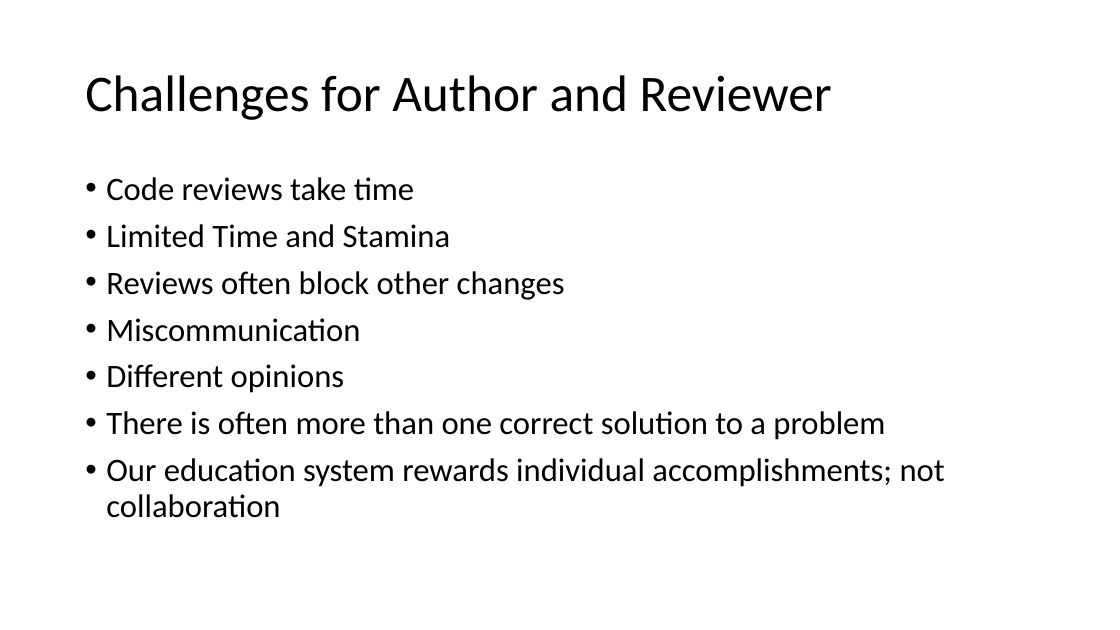
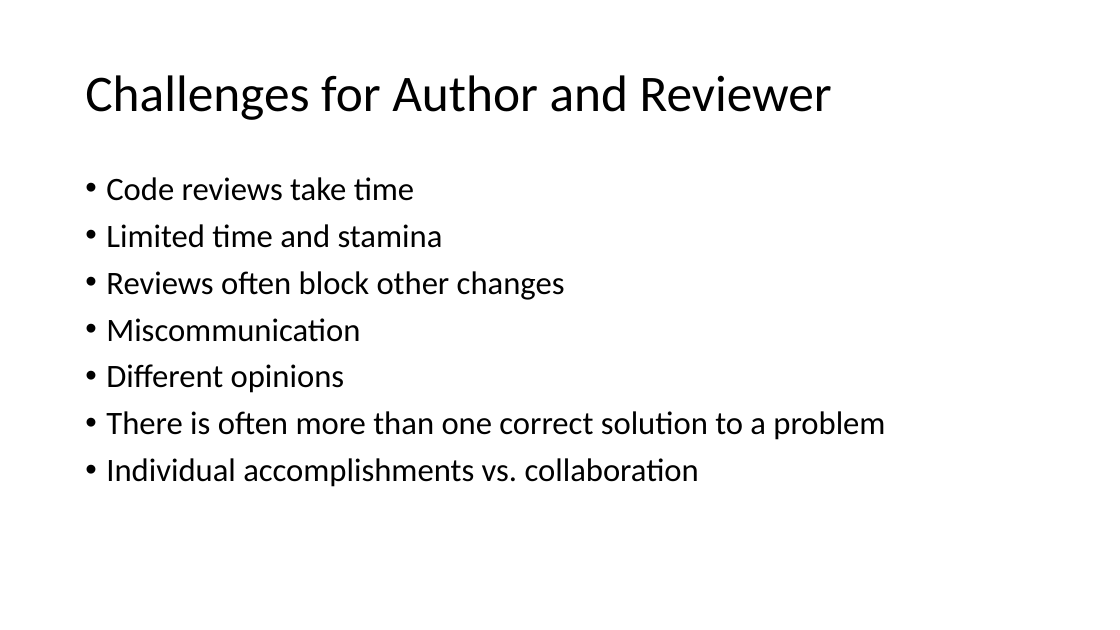
Before and after one commit to DavidGiard/Presentation-Slides, a slide deck: slide 16 of Blood-Sweat-and-Code-Reviews/Code Reviews.pptx. Drawn at 1120x630 pixels with LibreOffice and Linux fonts; fonts in the diff are those of the drawing. Boxes give left, top, right and bottom in pixels: in the first picture for what was removed or moved away, otherwise in the second. Text is boxed around its words. In the diff, an @@ line names an element or a change of style, - is before the commit and + after.

Commit message:
Code Review slides

```diff
--- a/Blood-Sweat-and-Code-Reviews/Code Reviews.pptx
+++ b/Blood-Sweat-and-Code-Reviews/Code Reviews.pptx
@@ text at [106, 224, 443, 248]: text changed @@
-• Limited Time and Stamina
+• Limited time and stamina
@@ text at [106, 458, 699, 487]: text changed @@
-• Our education system rewards individual accomplishments; not collaboration
+• Individual accomplishments vs. collaboration
```
Also in this commit, not shown: 3 other slides changed, 1 slide added, 1 slide removed.
